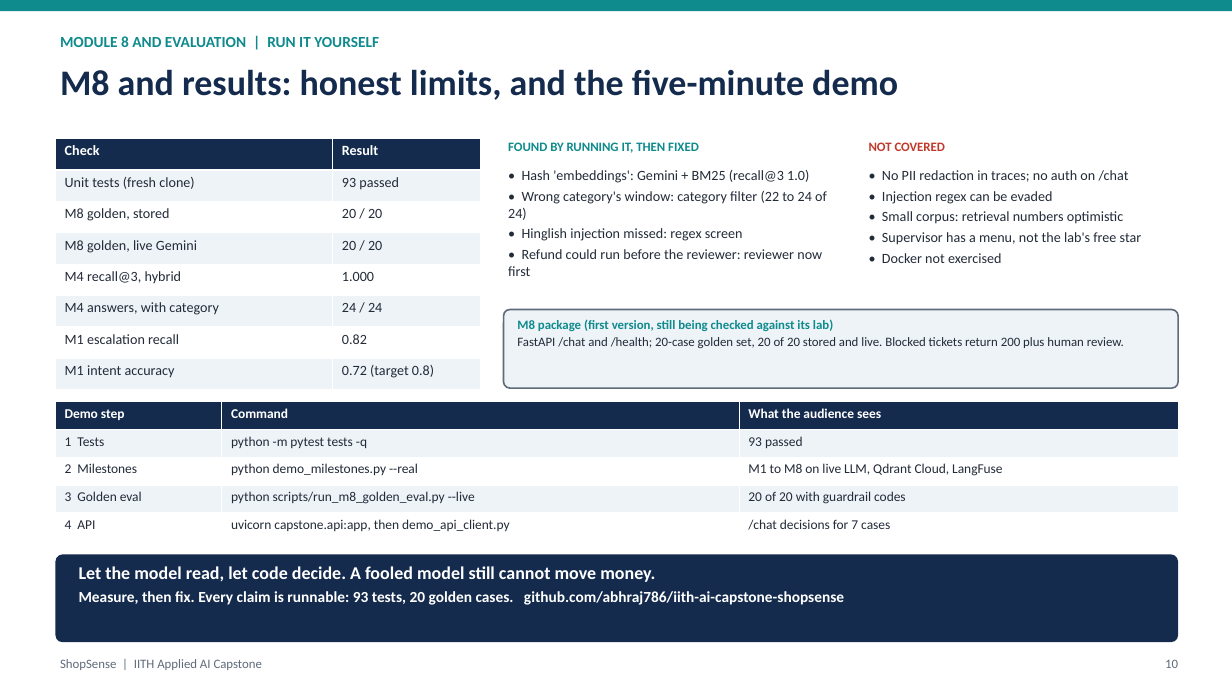
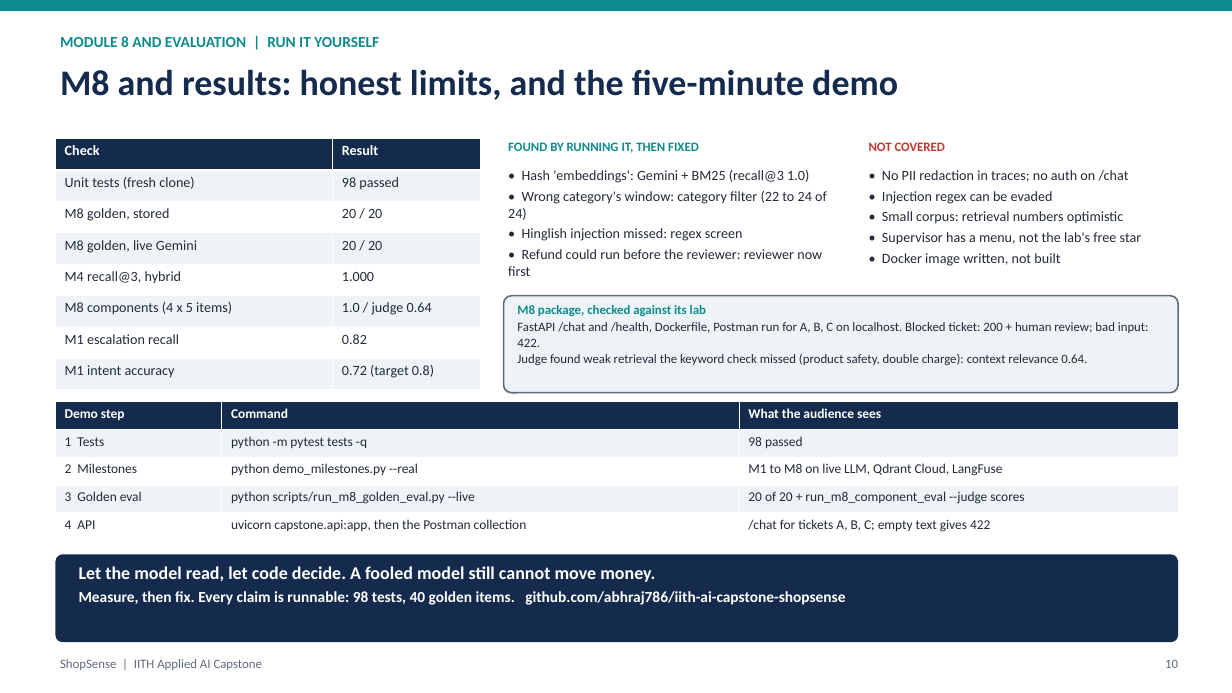
Before and after one commit to abhraj786/iith-ai-capstone-shopsense, a slide deck: slide 10 of docs/deck/iith-ai-capstone-shopsense.pptx. Drawn at 1232x693 pixels with LibreOffice and Linux fonts; fonts in the diff are those of the drawing. Boxes give left, top, right and bottom in pixels: in the first picture for what was removed or moved away, otherwise in the second. Text is boxed around its words. In the diff, an @@ line names an element or a change of style, - is before the commit and + after.

Commit message:
M8: deck slides 1 and 10 with real-run facts, diagram label fix

```diff
--- a/docs/deck/iith-ai-capstone-shopsense.pptx
+++ b/docs/deck/iith-ai-capstone-shopsense.pptx
@@ table at box(55, 139, 481, 390) @@
-row 2, column 2: 93 passed
+row 2, column 2: 98 passed
-row 6, column 1: M4 answers, with category
+row 6, column 1: M8 components (4 x 5 items)
-row 6, column 2: 24 / 24
+row 6, column 2: 1.0 / judge 0.64
@@ text at box(882, 253, 1060, 266): text changed @@
-• Docker not exercised
+• Docker image written, not built
@@ rounded rectangle: place and size @@
-rounded rectangle at box(504, 310, 1178, 388)
+rounded rectangle at box(504, 296, 1178, 393)
@@ text at box(517, 305, 1149, 365): text changed @@
-M8 package (first version, still being checked against its lab)
-FastAPI /chat and /health; 20-case golden set, 20 of 20 stored and live. Blocked tickets return 200 plus human review.
+M8 package, checked against its lab
+FastAPI /chat and /health, Dockerfile, Postman run for A, B, C on localhost. Blocked ticket: 200 + human review; bad input: 422.
+Judge found weak retrieval the keyword check missed (product safety, double charge): context relevance 0.64.
@@ table at box(55, 402, 1178, 541) @@
-row 2, column 3: 93 passed
+row 2, column 3: 98 passed
-row 4, column 3: 20 of 20 with guardrail codes
+row 4, column 3: 20 of 20 + run_m8_component_eval --judge scores
-row 5, column 2: uvicorn capstone.api:app, then demo_api_client.py
+row 5, column 2: uvicorn capstone.api:app, then the Postman collection
-row 5, column 3: /chat decisions for 7 cases
+row 5, column 3: /chat for tickets A, B, C; empty text gives 422
@@ text at box(79, 591, 845, 605): text changed @@
-Measure, then fix. Every claim is runnable: 93 tests, 20 golden cases. github.com/abhraj786/iith-ai-capstone-shopsense
+Measure, then fix. Every claim is runnable: 98 tests, 40 golden items. github.com/abhraj786/iith-ai-capstone-shopsense
```
Also in this commit, not shown: 1 other slide changed, 2 other files.
